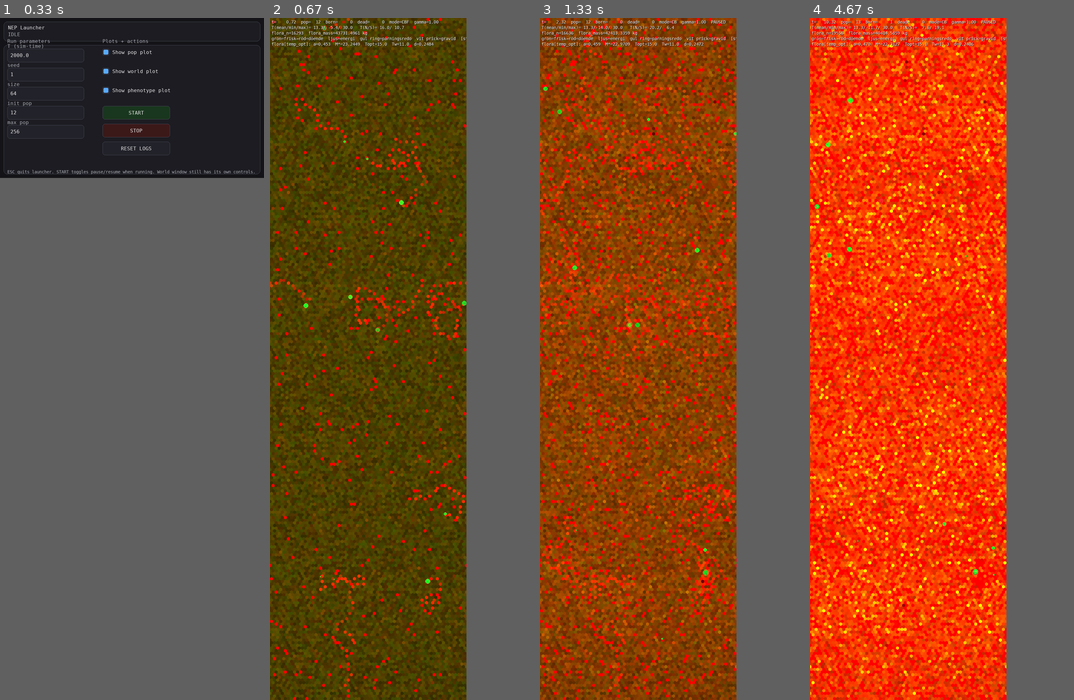
Above: before the commit, frames 1-4 (left to right).
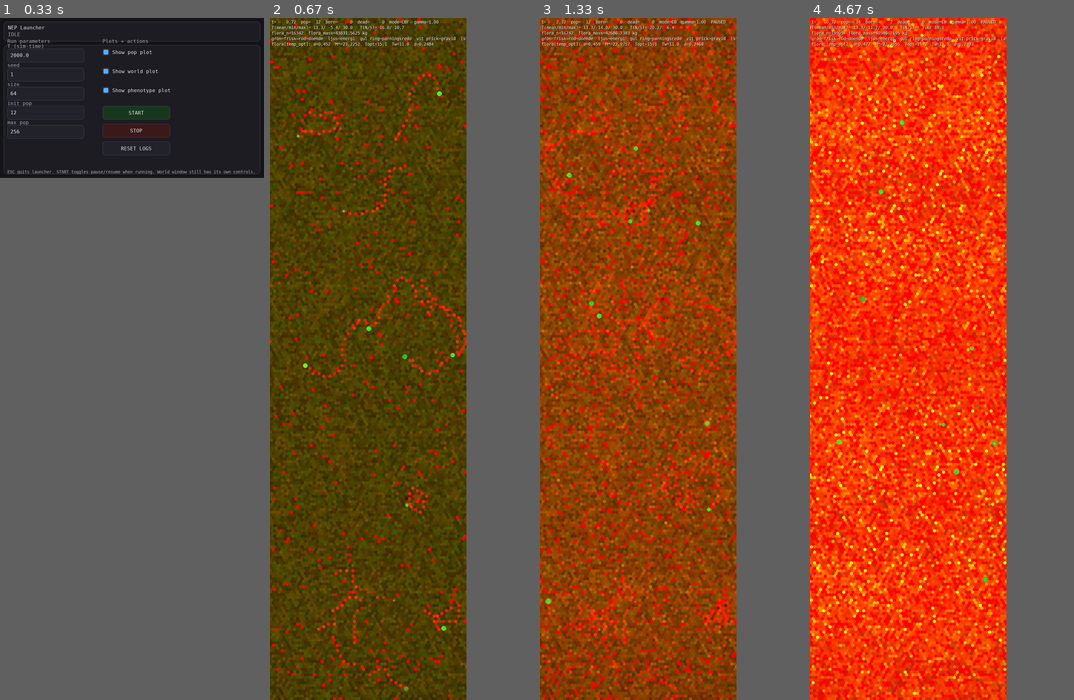
Above: after the commit, the same moments.

Repository: JoakimStorck/nep-process
Game: pygame game, started from nep_gui_launcher.py
The game is run twice, just before and just after one commit, with the same random seed, the same clock (stepped at 60 frames per second) and the same inputs.
Inputs:
- Up to frame 1 (0.33 s): no input
- Up to frame 2 (0.67 s): click "START" at 0.38 s
- Up to frame 3 (1.33 s): tap Space at 0.67 s; tap 1 at 1 s
- Up to frame 4 (4.67 s): no input

Frame 1 is identical in both runs. In frame 2, 5.1% of the frame differs, in the area x 0-75%, y 0-100%; in frame 3, 14%; in frame 4, 28%.

Commit message:
Commit: Betningshorisonten
Betaren tog min(m, amt) ur varje planta i tur och ordning. Betning var därmed
en dödande interaktion och inte en skördande.

Åtskillnaden fanns redan: flora_root_mass sedan 0063, och 0064 lät betaren ta
skott först. Nu stannar den vid roten. Ingen ny parameter, inget nytt locus.

UTFALL, seed 1, 14 000 tick:

  tick    fauna   flora antal   flora kg
   2000      22        27 671     42 178
   4000      41        29 437     37 050
   6000      28        21 598     24 877
   8000       8        22 254     28 101
  10000      13        52 819     71 061
  12000      19        74 567    100 820

Faunan toppar på 41 mot p70:s 58 och 100, bottnar på 8 och återhämtar sig.
Floran tappar 27 procent av individerna mot p70:s 86 procent vid andra toppen,
och antalet håller sig medan massan svänger — plantor betas ner men dör inte.

root_alloc får en tredje konsekvens: rot är betesskydd.

Diff:
--- a/population.py
+++ b/population.py
@@ -1351,12 +1351,15 @@
         # tid. Tillgänglig massa inom räckhåll räknas först; efterfrågan kapas
         # sedan av vad söktid och hanteringstid medger under en tick. Se
         # AgentParams.graze_handle_h för härledningen av talen.
+        # Endast skottet är ätbart. Roten ligger under betningshorisonten, så
+        # den funktionella responsen ska se den verkliga resursen och inte hela
+        # kroppen.
         B = 0.0
         for cell in ordered_cells:
             for slot in self.store.slots_in_cell(cell):
                 s = int(slot)
                 if bool(self.store.alive[s]) and int(self.store.kind[s]) == 1:
-                    B += float(self.store.mass[s])
+                    B += max(0.0, float(self.store.mass[s]) - float(self.store.flora_root_mass[s]))
         if B > 0.0:
             AP = self.AP
             a_s = float(AP.graze_search_a)
@@ -1380,18 +1383,33 @@
                 if m <= 1e-12:
                     continue
 
-                take = m if m < amt else amt
+                # Betningshorisonten. Betaren tar skott och lämnar roten, precis
+                # som en verklig betare tar blad och lämnar meristem. Plantan
+                # överlever varje passage och skjuter igen ur sin reserv.
+                #
+                # Skälet är mätt. Betaren tömmer inte ett grannskap — den lämnar
+                # det två till sex gånger snabbare än den hinner: 18 tick att
+                # passera mot 44 att beta ner ett mediangrannskap. Men den tar
+                # `min(m, amt)` per *planta*, och medianplantan väger 0,197 kg
+                # mot en tugga på 0,907. Varje tugga svepte därför upp flera
+                # hela småplantor, och i p70 föll floran från 37 324 till 5 396
+                # individer under en betningstopp — antalet i takt med massan,
+                # vilket bara sker om hela växter försvinner.
+                #
+                # Refugen som saknades var alltså inte att lämna plantor i
+                # cellen, utan att lämna en del av varje planta. Det ger
+                # tröskeleffekten typ II saknar, ur en fysisk begränsning i
+                # stället för en postulerad kurva — och det ger `root_alloc` en
+                # ny konsekvens: rot är betesskydd, och den som satsat på skott
+                # betalar för det när trycket kommer.
+                edible = m - float(self.store.flora_root_mass[s])
+                if edible <= 1e-12:
+                    continue
+
+                take = edible if edible < amt else amt
                 new_m = m - take
 
                 self.store.mass[s] = np.float32(new_m)
-                # Betaren tar skott, inte rot. Utan klämningen behåller en
-                # betad planta hela sin rotmassa medan totalmassan sjunker, och
-                # efter upprepad betning överstiger roten kroppen — skottet blir
-                # noll, bladarean noll, och plantan kan aldrig växa igen.
-                # Uppmätt före rättningen: 7,4 procent av beståndet i det läget
-                # vid tick 1 800, med rotandelar upp till 244.
-                if float(self.store.flora_root_mass[s]) > new_m:
-                    self.store.flora_root_mass[s] = np.float32(max(0.0, new_m))
                 e_kg = self._slot_energy_per_kg(s)
                 self.store.energy[s] = np.float32(max(0.0, new_m * e_kg))
                 got += take
@@ -1399,10 +1417,9 @@
                 amt -= take
 
                 if new_m <= 1e-12:
-                    # Gå via _release_flora_slot: reserven och poolen är näring
-                    # som annars försvinner ur balansen när betaren tömmer en
-                    # planta. Betaren äter vävnad, inte lagrad näring — den
-                    # senare hamnar i marken.
+                    # Nås numera bara av plantor utan rotmassa alls. Betning kan
+                    # inte längre döda en planta med rot; svältdöden i
+                    # tillväxtpasset tar den som betats under sitt golv.
                     self._release_flora_slot(s)
 
             if amt <= 1e-12:
Not shown, changed: TODO.md
